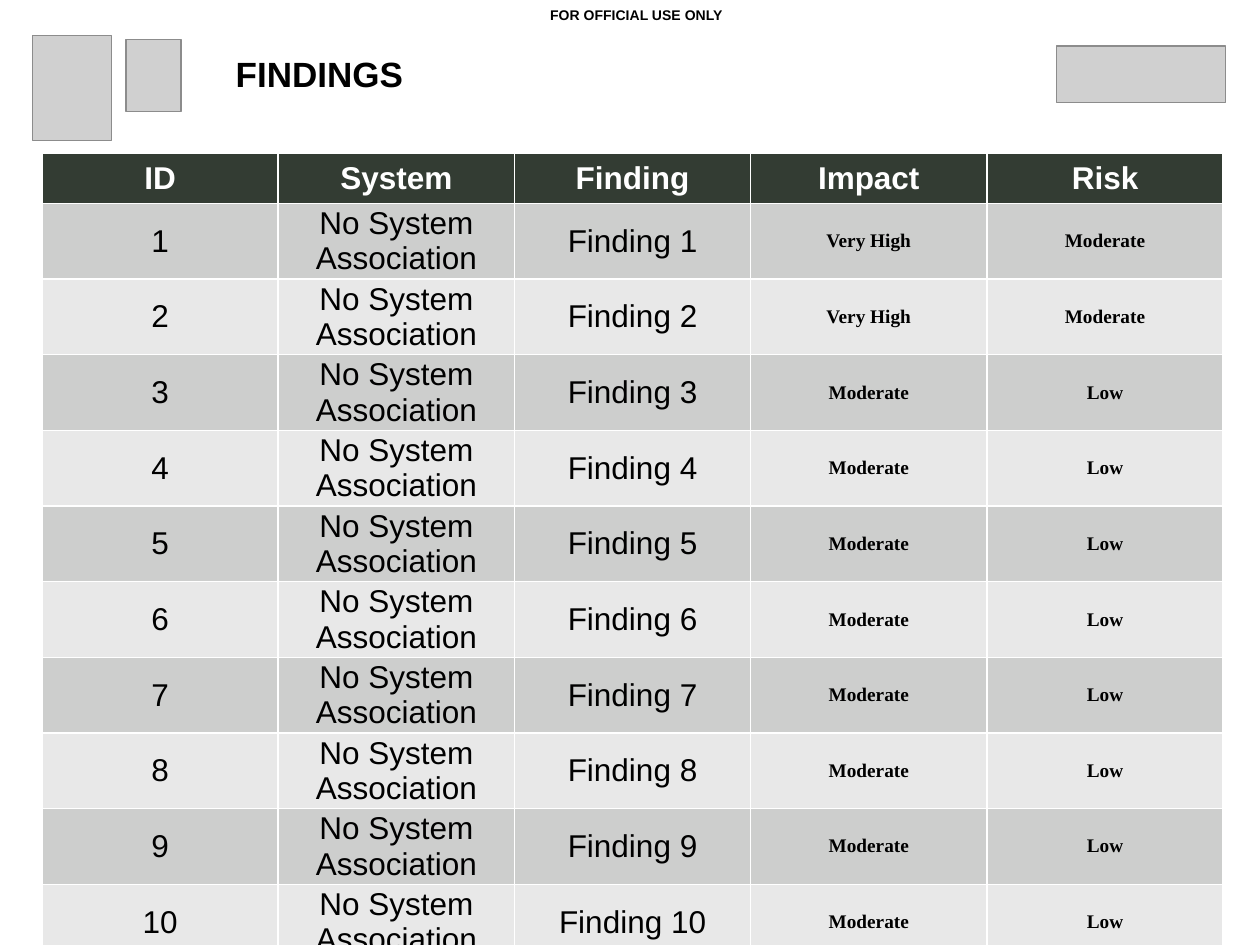
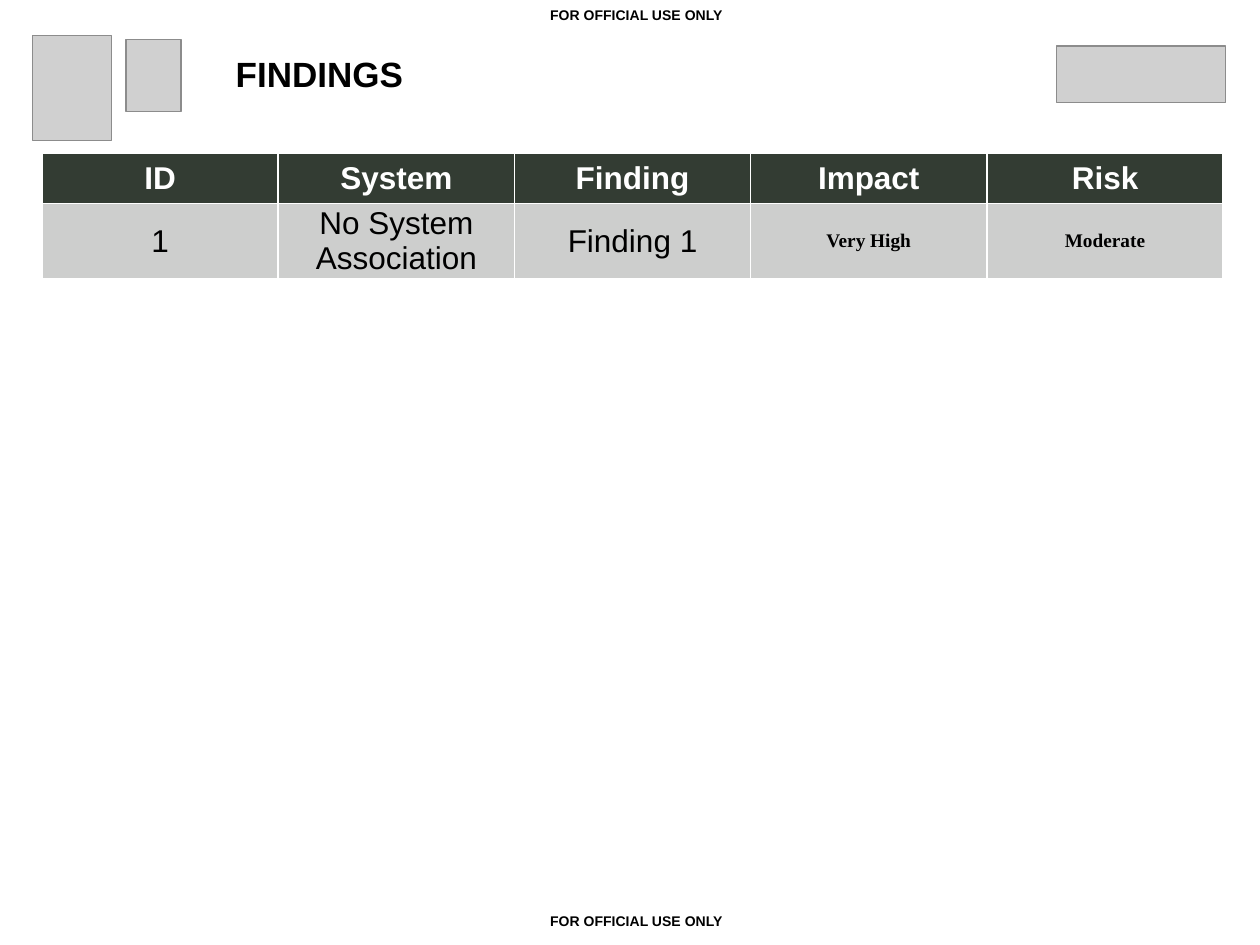
Before and after one commit to jahernandez14/FRIC, a slide deck: slide 3 of model/ERBreport/ERBreport.pptx. Drawn at 1260x945 pixels with LibreOffice and Linux fonts; fonts in the diff are those of the drawing; grey boxes stand for pictures. Boxes give left, top, right and bottom in pixels: in the first picture for what was removed or moved away, otherwise in the second. Text is boxed around its words. In the diff, an @@ line names an element or a change of style, - is before the commit and + after.

```diff
--- a/model/ERBreport/ERBreport.pptx
+++ b/model/ERBreport/ERBreport.pptx
@@ table at box(42, 154, 1226, 941) @@
-row 3: 2 | No System Association | Finding 2 | Very High | Moderate
-row 4: 3 | No System Association | Finding 3 | Moderate | Low
-row 5: 4 | No System Association | Finding 4 | Moderate | Low
-row 6: 5 | No System Association | Finding 5 | Moderate | Low
-row 7: 6 | No System Association | Finding 6 | Moderate | Low
-row 8: 7 | No System Association | Finding 7 | Moderate | Low
-row 9: 8 | No System Association | Finding 8 | Moderate | Low
-row 10: 9 | No System Association | Finding 9 | Moderate | Low
-row 11: 10 | No System Association | Finding 10 | Moderate | Low
```
Also in this commit, not shown: 5 other files.
